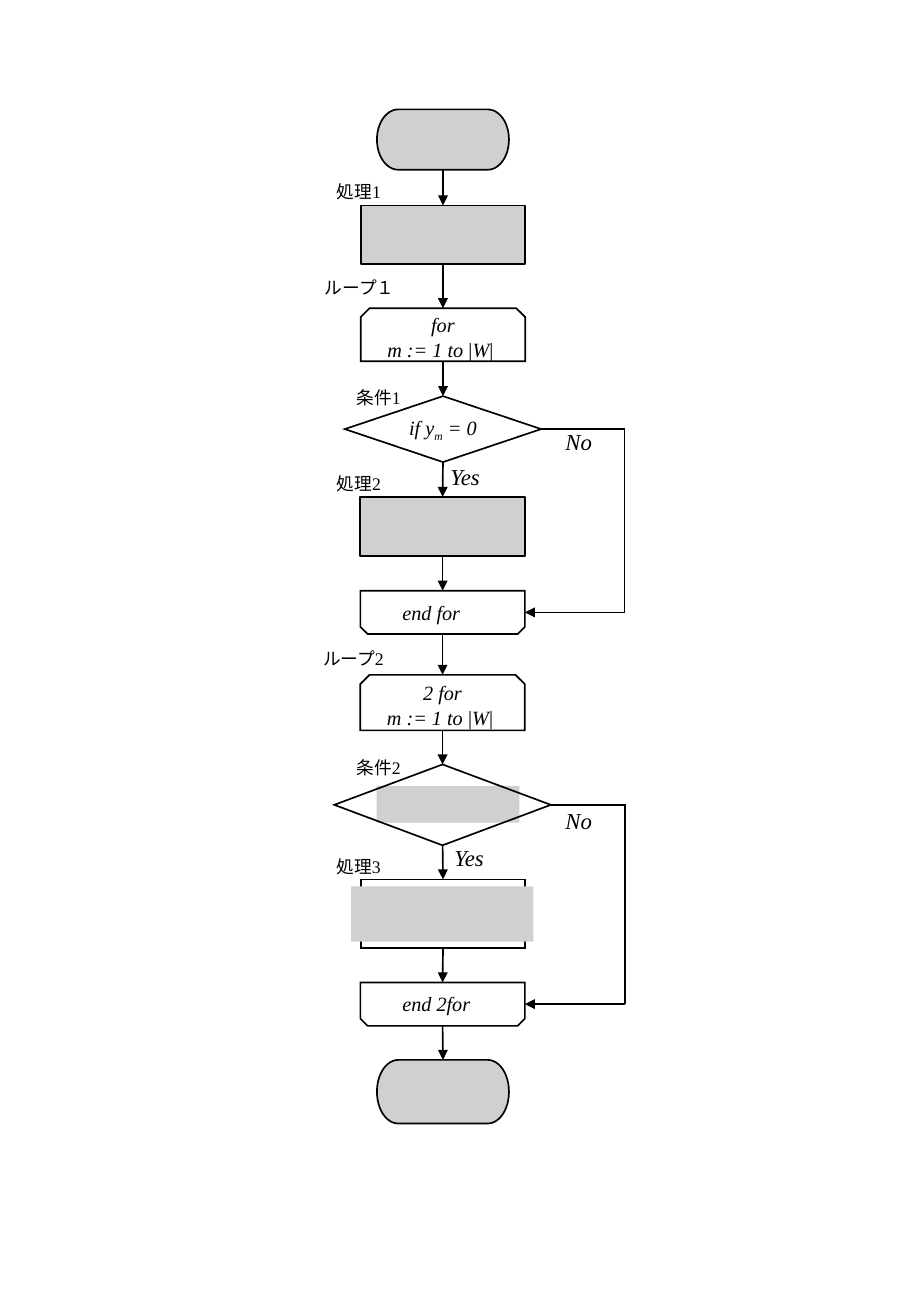
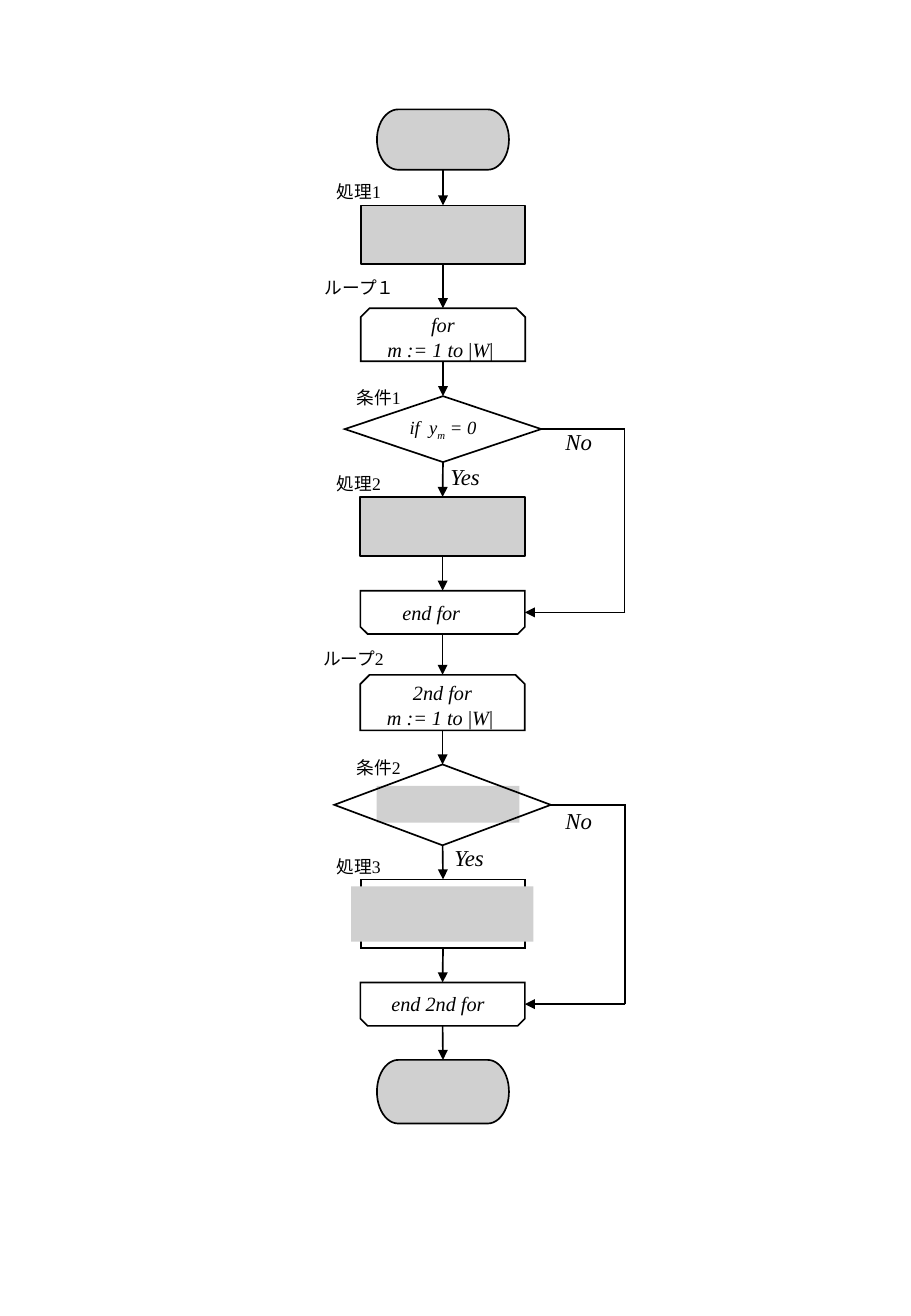
Before and after one commit to Ryo0021300/Monograph, a slide deck: slide 1 of Monograph/フローチャート_CBP.pptx. Drawn at 911x1316 pixels with LibreOffice and Linux fonts; fonts in the diff are those of the drawing; grey boxes stand for pictures. Boxes give left, top, right and bottom in pixels: in the first picture for what was removed or moved away, otherwise in the second. Text is boxed around its words. In the diff, an @@ line names an element or a change of style, - is before the commit and + after.

```diff
--- a/Monograph/フローチャート_CBP.pptx
+++ b/Monograph/フローチャート_CBP.pptx
@@ diamond "if ym = 0" at bbox=[345, 396, 542, 462]: size 12 to 11 pt @@
@@ text in snip same rect at bbox=[413, 685, 472, 705]: text changed @@
-2 for
+2nd for
@@ text at bbox=[391, 996, 485, 1016]: text changed @@
-end 2for
+end 2nd for
```
Also in this commit, not shown: 13 other files.
